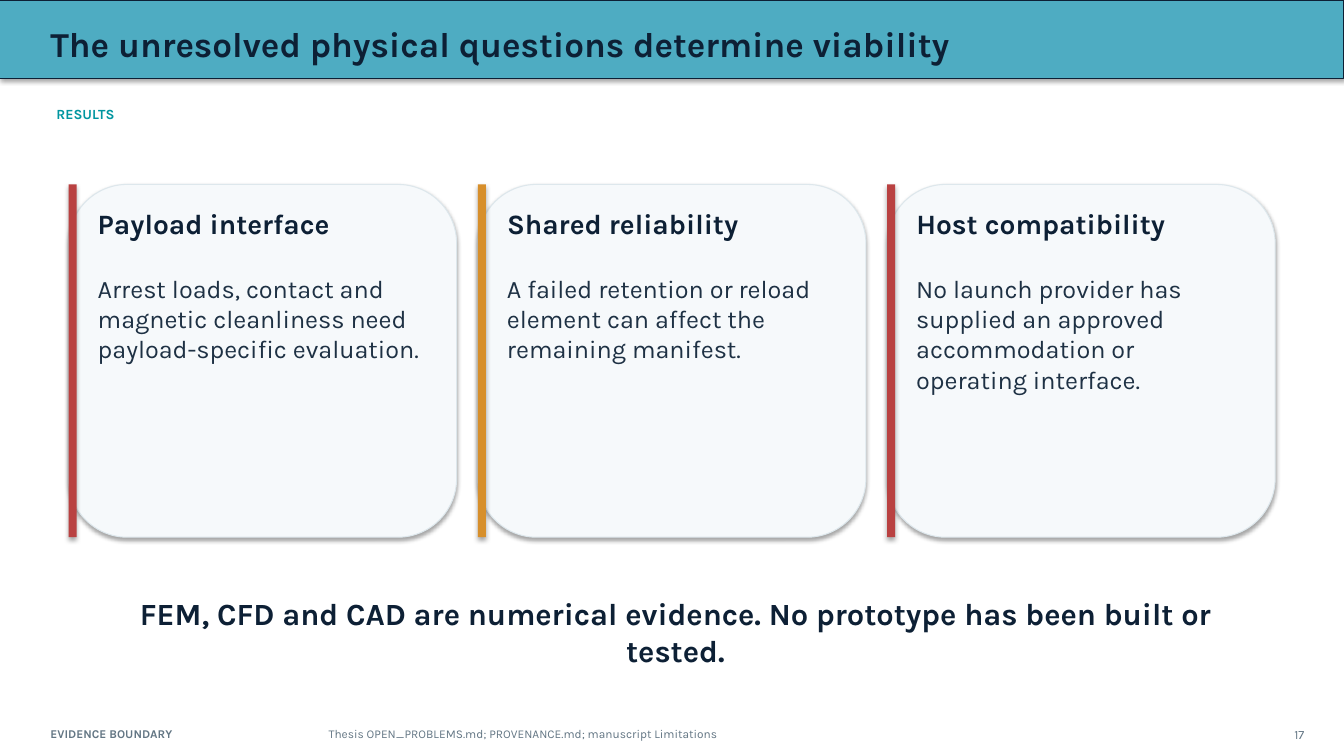
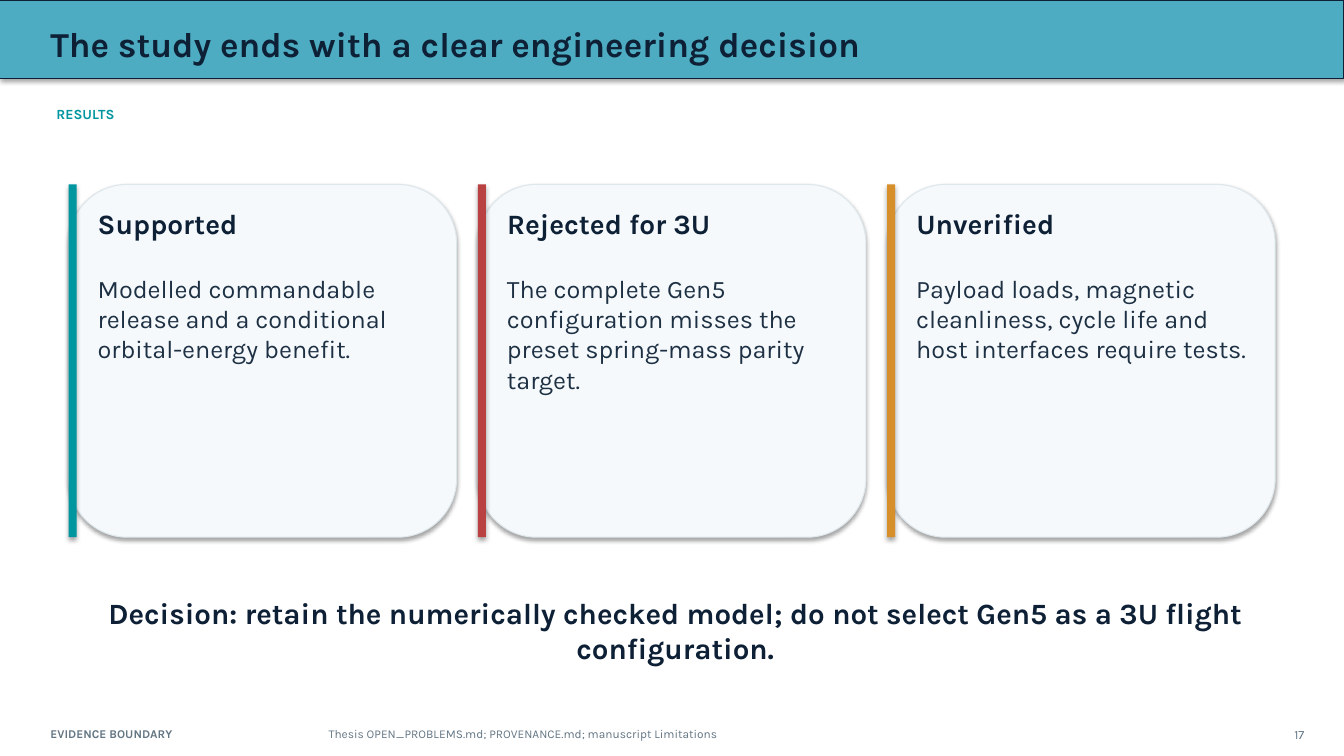
Before and after one commit to aaaaaaaaaaaavm/VOLLEY-thesis, a slide deck: slide 17 of university/final_review_2026_10_10/VOLLEY_Final_Review_2026-10-10.pptx. Drawn at 1344x756 pixels with LibreOffice and Linux fonts; fonts in the diff are those of the drawing. Boxes give left, top, right and bottom in pixels: in the first picture for what was removed or moved away, otherwise in the second. Text is boxed around its words. In the diff, an @@ line names an element or a change of style, - is before the commit and + after.

```diff
--- a/university/final_review_2026_10_10/VOLLEY_Final_Review_2026-10-10.pptx
+++ b/university/final_review_2026_10_10/VOLLEY_Final_Review_2026-10-10.pptx
@@ text at box(50, 32, 859, 66): text changed @@
-The unresolved physical questions determine viability
+The study ends with a clear engineering decision
@@ rectangle at box(69, 185, 77, 537): fill #B94141 to #0096A0 @@
@@ rectangle at box(478, 185, 486, 537): fill #D78F2B to #B94141 @@
@@ rectangle at box(887, 185, 895, 537): fill #B94141 to #D78F2B @@
@@ text at box(98, 214, 238, 241): text changed @@
-Payload interface
+Supported
@@ text at box(507, 214, 710, 241): text changed @@
-Shared reliability
+Rejected for 3U
@@ text at box(916, 214, 1054, 235): text changed @@
-Host compatibility
+Unverified
@@ text at box(98, 281, 386, 364): text changed @@
-Arrest loads, contact and magnetic cleanliness need payload-specific evaluation.
+Modelled commandable release and a conditional orbital-energy benefit.
@@ text at box(507, 281, 804, 395): text changed @@
-A failed retention or reload element can affect the remaining manifest.
+The complete Gen5 configuration misses the preset spring-mass parity target.
@@ text at box(916, 280, 1246, 364): text changed @@
-No launch provider has supplied an approved accommodation or operating interface.
+Payload loads, magnetic cleanliness, cycle life and host interfaces require tests.
@@ text at box(108, 603, 1241, 666): text changed; size 22 to 21 pt @@
-FEM, CFD and CAD are numerical evidence. No prototype has been built or tested.
+Decision: retain the numerically checked model; do not select Gen5 as a 3U flight configuration.
```
Also in this commit, not shown: 8 other slides changed, 1 slide added, 1 slide removed, 11 other files.
